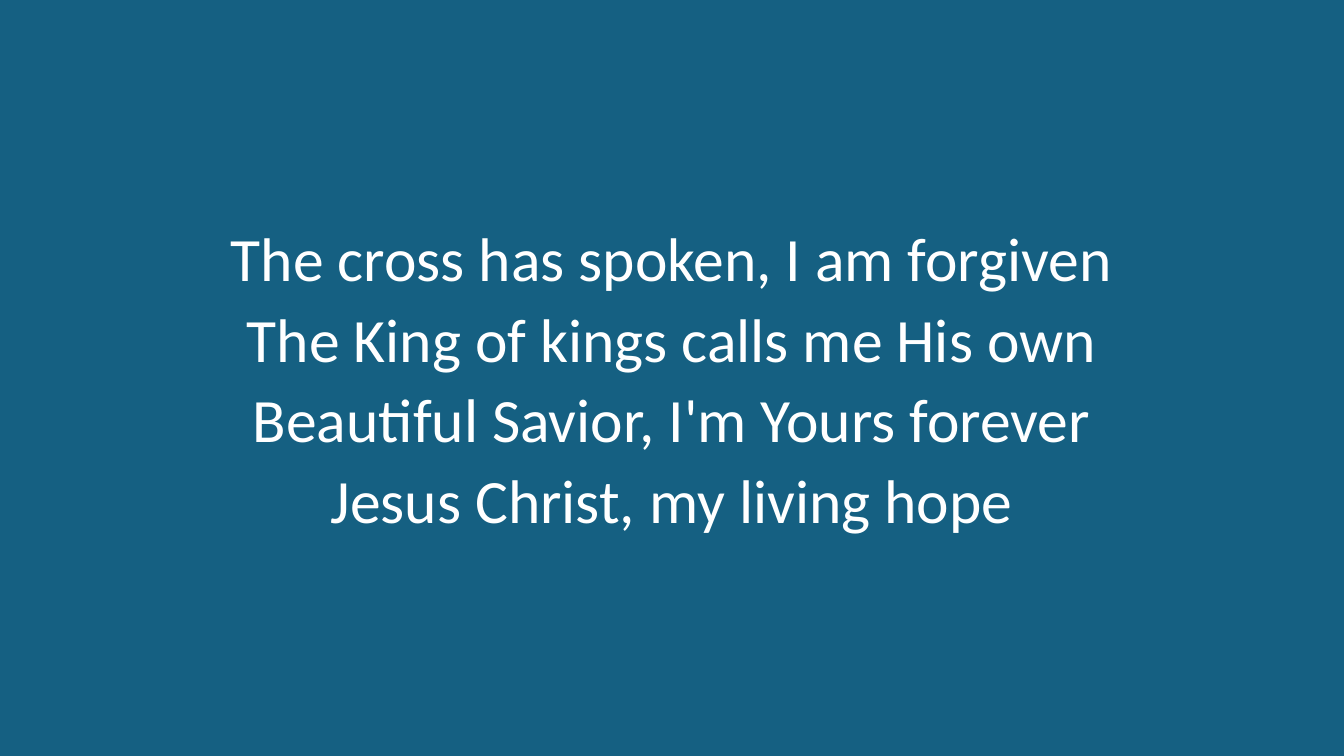
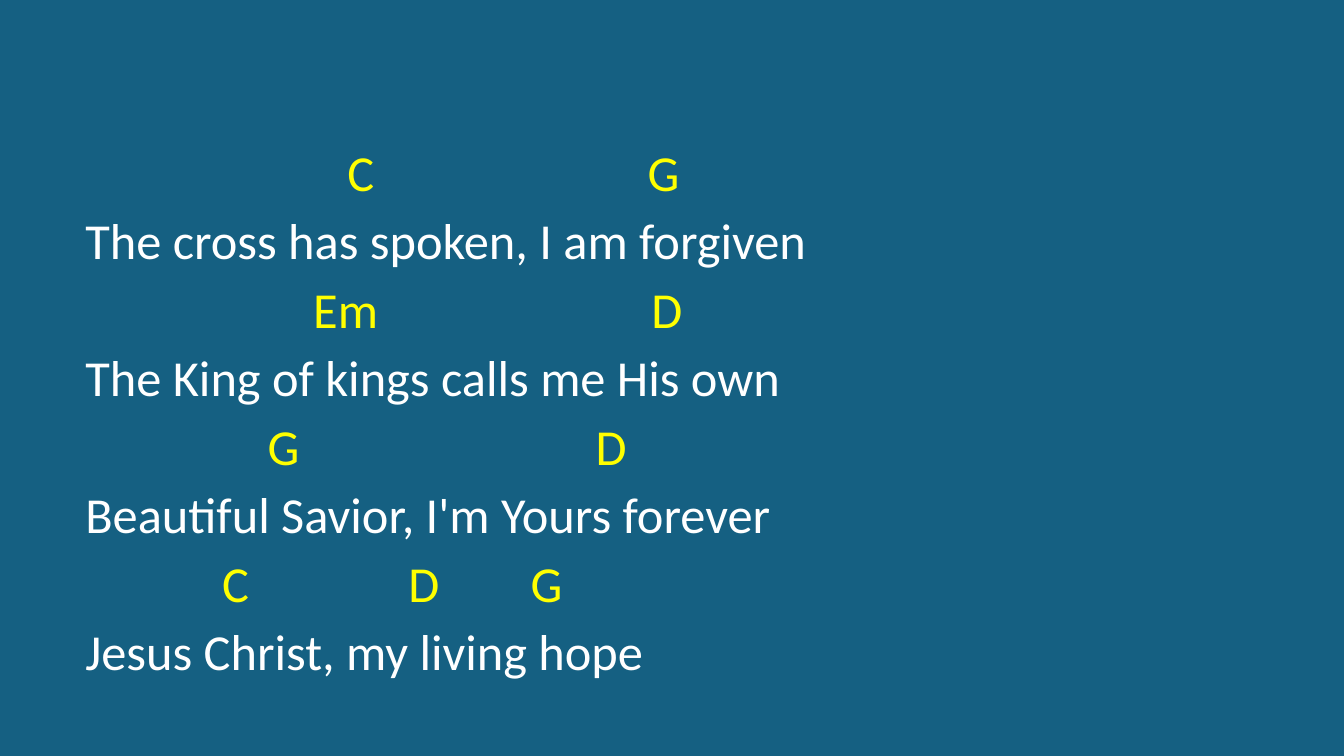
Before and after one commit to kendall412/worship, a slide deck: slide 5 of Living Hope_chords.pptx. Drawn at 1344x756 pixels with LibreOffice and Linux fonts; fonts in the diff are those of the drawing. Boxes give left, top, right and bottom in pixels: in the first picture for what was removed or moved away, otherwise in the second. Text is boxed around its words. In the diff, an @@ line names an element or a change of style, - is before the commit and + after.

```diff
--- a/Living Hope_chords.pptx
+++ b/Living Hope_chords.pptx
@@ subtitle at (x1=347, y1=158, x2=680, y2=192): paragraph added @@
+C G
@@ subtitle at (x1=85, y1=224, x2=806, y2=679): size 44 to 36 pt; alignment centre to left @@
@@ subtitle at (x1=313, y1=295, x2=682, y2=328): paragraph added @@
+Em D
@@ subtitle at (x1=268, y1=432, x2=627, y2=466): paragraph added @@
+G D
@@ subtitle at (x1=222, y1=569, x2=563, y2=603): paragraph added @@
+C D G
```
Also in this commit, not shown: 7 other slides changed, 3 slides removed, 1 other file.
